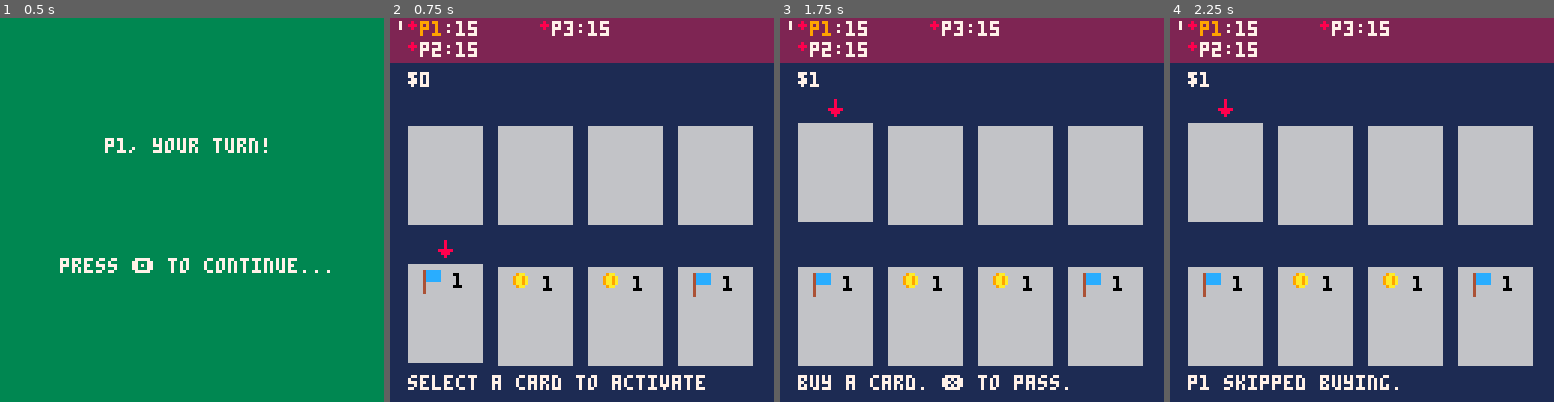
Above: before the commit, frames 1-4 (left to right).
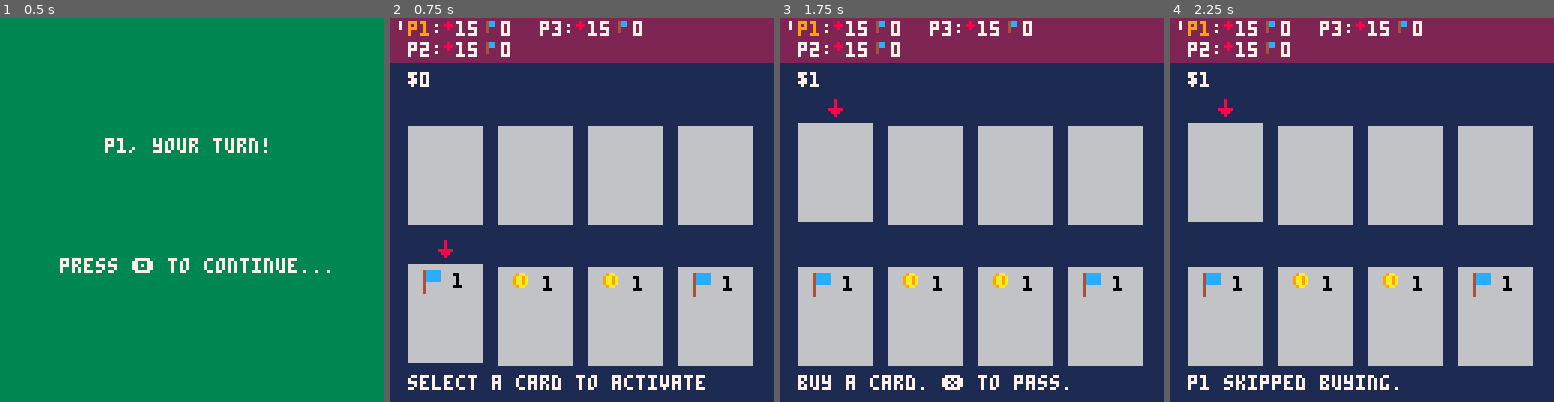
Above: after the commit, the same moments.

Repository: camden/minidom
Game: PICO-8 cartridge dom.p8
Same seed, same stepped clock (60 frames per second), same inputs: the game is played once before the commit and once after it.
Inputs:
- Up to frame 1 (0.5 s): tap X (X key) at 0.33 s
- Up to frame 2 (0.75 s): tap O (Z key) at 0.7 s
- Up to frame 3 (1.75 s): tap X (X key) at 1.07 s; hold Right from 1.6 s (still down); tap O (Z key) at 1.7 s
- Up to frame 4 (2.25 s): tap X (X key) at 1.85 s; release Right at 2.1 s; tap O (Z key) at 2.1 s

Frame 1 is identical in both runs. In frame 2, 1.0% of the frame differs, in the area x 4-66%, y 0-11%; in frame 3, 1.0%; in frame 4, 1.0%.

Commit message:
added points

Diff:
--- a/dom.p8
+++ b/dom.p8
@@ -568,7 +568,7 @@
 function paint_ui()
   paint_money()
   paint_status_message()
-  paint_health_bar()
+  paint_player_bar()
 end
 
 function paint_money()
@@ -579,22 +579,22 @@
   print(status_msg, card_spacing, 127 - card_spacing_vert + 4, 7)
 end
 
-function paint_health_bar()
+function paint_player_bar()
   local bar_h = 14
-  local health_y = 1
+  local y = 1
   local row_offset = 7
   local col_offset = 44
   rectfill(0, 0, 127, bar_h, 2)
   -- show health for each player
   local col_count = 0
   for i=1,num_players do
-    local health_x = 10 + col_count * col_offset
+    local x = 10 + col_count * col_offset
     local player = players[i]
 
     if i % 2 == 1 then
-      paint_player_info(player, i, health_x, health_y)
+      paint_player_info(player, i, x, y)
     else
-      paint_player_info(player, i, health_x, health_y + row_offset)
+      paint_player_info(player, i, x, y + row_offset)
       col_count += 1
     end
   end
@@ -616,8 +616,6 @@
     selected = true
   end
 
-  spr(4, x - 4, y)
-
   local selected_color = 11
 
   if selected then
@@ -626,14 +624,19 @@
     color(player_color)
   end
 
-  print('p' .. player_index, x, y)
+  print('p' .. player_index, x - 4, y)
 
   if selected then
     color(selected_color)
   else
     color(7)
   end
-  print(':' .. player.health, x + 8, y)
+
+  print(':', x + 4, y)
+  spr(4, x + 8, y)
+  print(player.health, x + 12, y)
+  spr(8, x + 22, y)
+  print(player.points, x + 27, y)
 end
 
 function paint_first_player_marker(x, y)
@@ -720,10 +723,10 @@
 end
 
 __gfx__
-00000000008000000c00700000880000080000000700000009aa00004ccccc000000000000000000000000000000000000000000000000000000000000000000
-00000000008000000cc070000088000088800000070000009aa9a0004ccccc000000000000000000000000000000000000000000000000000000000000000000
-00700700008000000cc070008888880008000000070000009aa9a0004ccccc000000000000000000000000000000000000000000000000000000000000000000
-00077000888880000cc000008888880000000000000000009aa9a0004ccccc000000000000000000000000000000000000000000000000000000000000000000
+00000000008000000c00700000880000080000000700000009aa00004ccccc004cc0000000000000000000000000000000000000000000000000000000000000
+00000000008000000cc070000088000088800000070000009aa9a0004ccccc004cc0000000000000000000000000000000000000000000000000000000000000
+00700700008000000cc070008888880008000000070000009aa9a0004ccccc004000000000000000000000000000000000000000000000000000000000000000
+00077000888880000cc000008888880000000000000000009aa9a0004ccccc004000000000000000000000000000000000000000000000000000000000000000
 00077000088800000cc0000000880000000000000000000009aa0000400000000000000000000000000000000000000000000000000000000000000000000000
 0070070000800000dddd000000880000000000000000000000000000400000000000000000000000000000000000000000000000000000000000000000000000
 00000000000000000550000000000000000000000000000000000000400000000000000000000000000000000000000000000000000000000000000000000000
